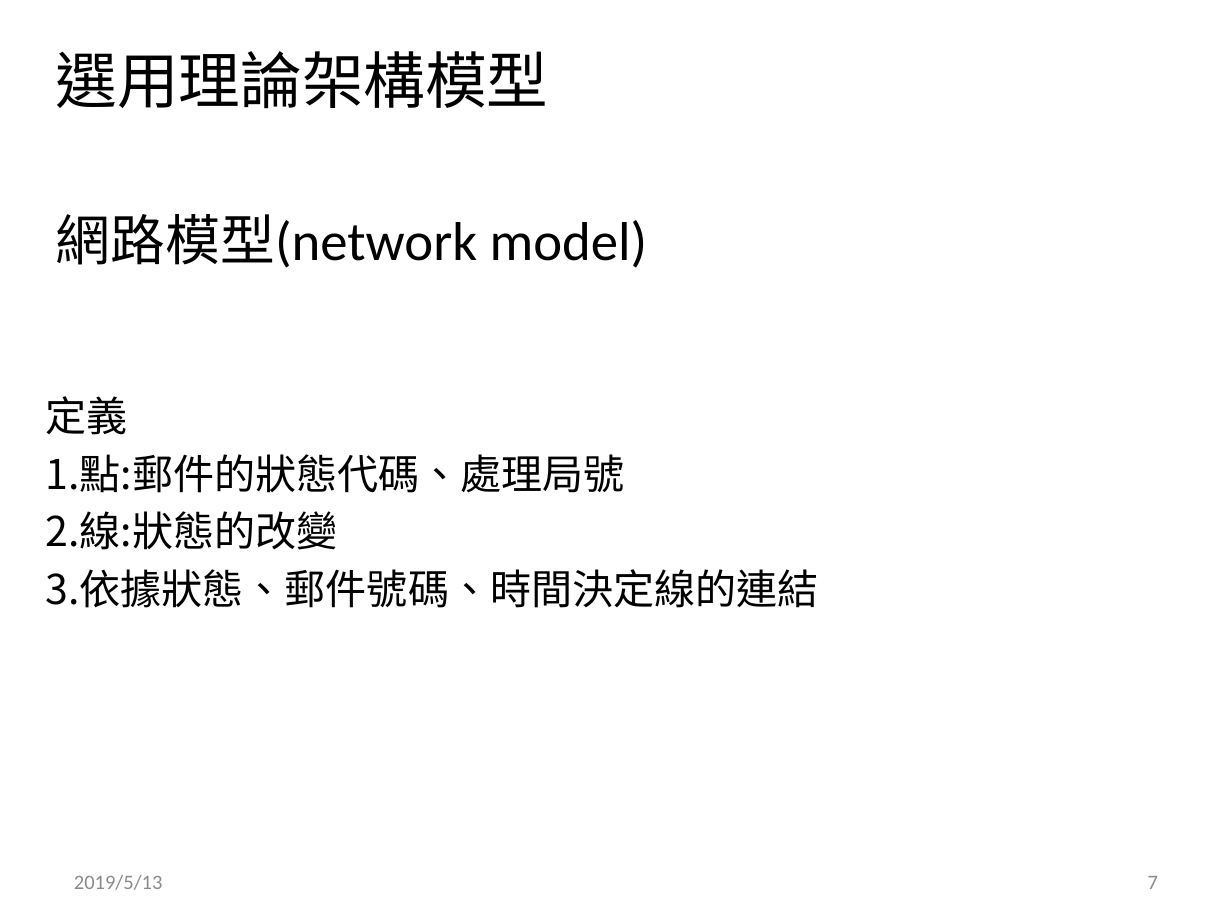
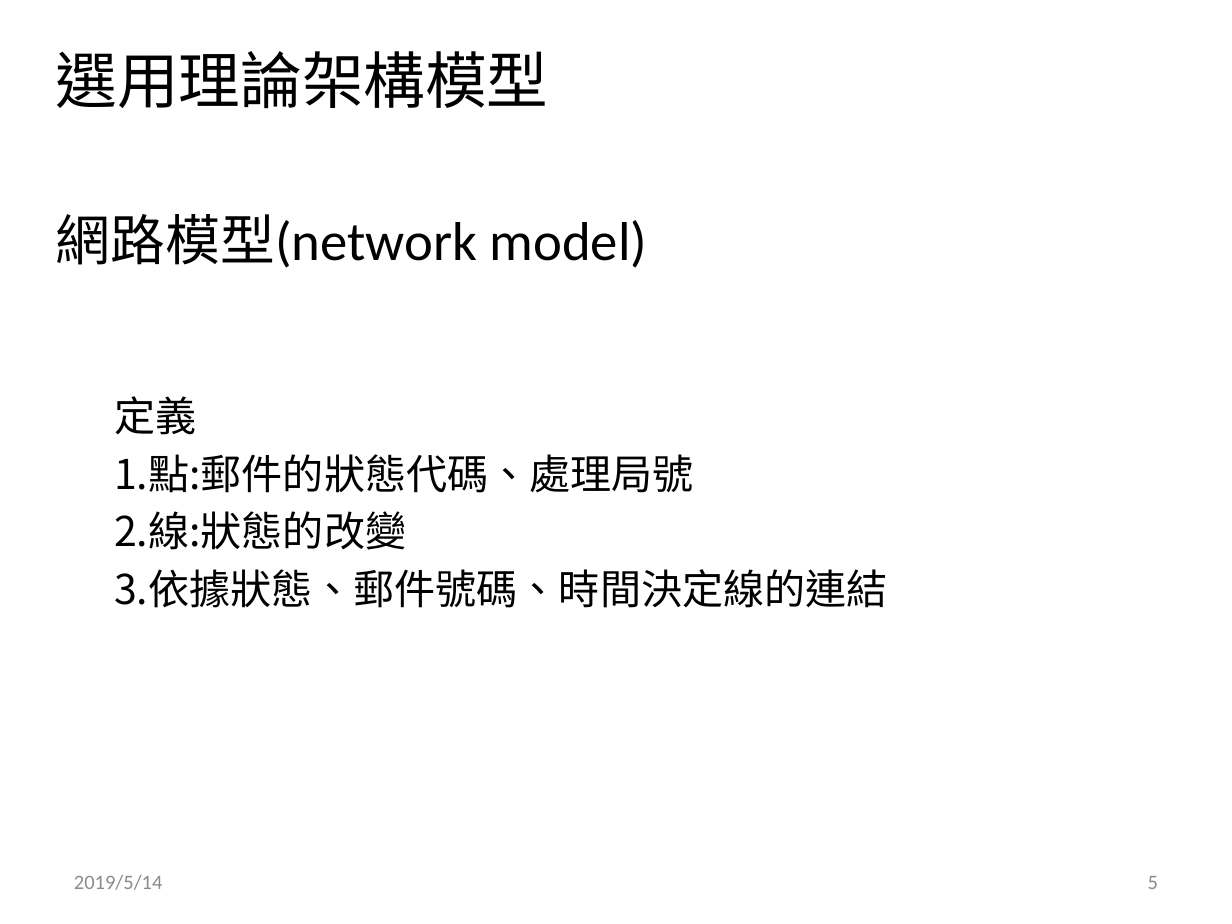
Before and after one commit to ray0814/POST_BigData, a slide deck: slide 5 of 141474_bigdata最後希望_分析方案說明書.pptx (slide 7 before the commit). Drawn at 1232x924 pixels with LibreOffice and Linux fonts; fonts in the diff are those of the drawing; background and template pictures are left out. Boxes give left, top, right and bottom in pixels: in the first picture for what was removed or moved away, otherwise in the second. Text is boxed around its words. In the diff, an @@ line names an element or a change of style, - is before the commit and + after.

```diff
--- a/141474_bigdata最後希望_分析方案說明書.pptx
+++ b/141474_bigdata最後希望_分析方案說明書.pptx
@@ text "定義" moved from (x1=45, y1=396, x2=818, y2=608) to (x1=114, y1=396, x2=887, y2=608) @@
@@ text at (x1=74, y1=875, x2=163, y2=890): text changed @@
-2019/5/13
+2019/5/14
@@ page number at (x1=1148, y1=876, x2=1158, y2=889): text changed @@
-7
+5
```
Also in this commit, not shown: 9 other slides changed, 8 slides added, 4 slides removed, 2 other files.
